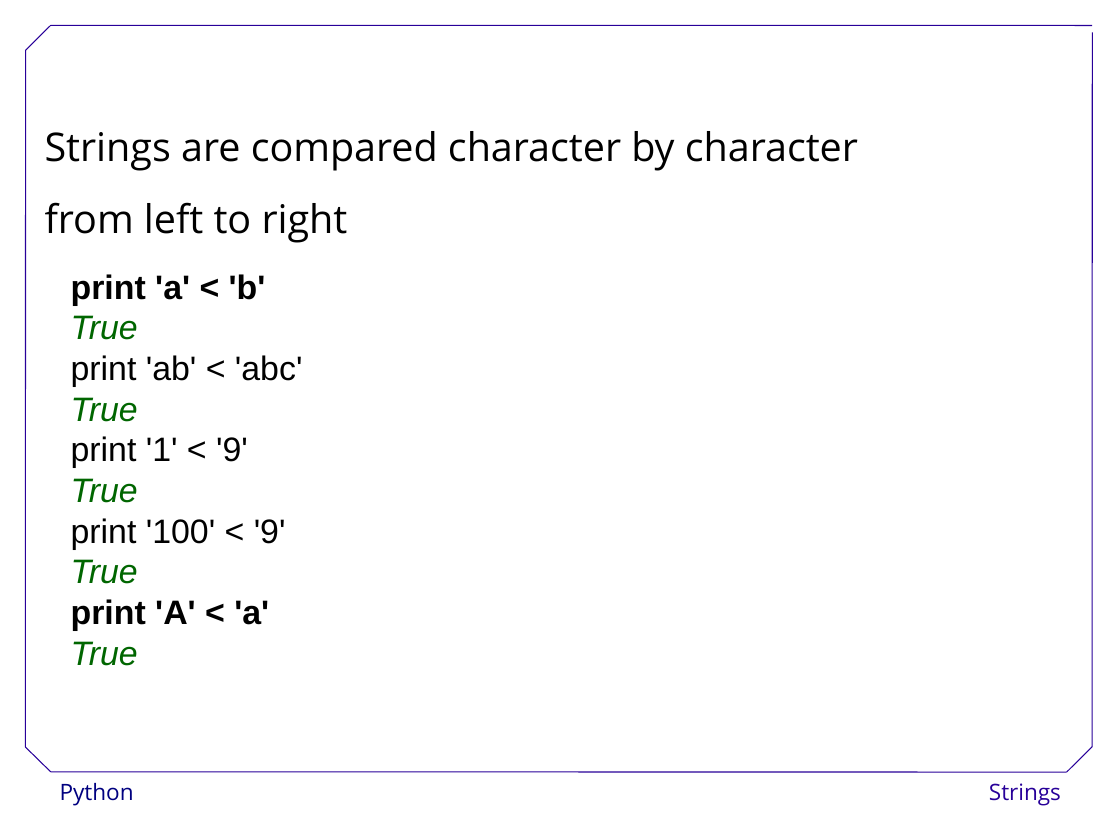
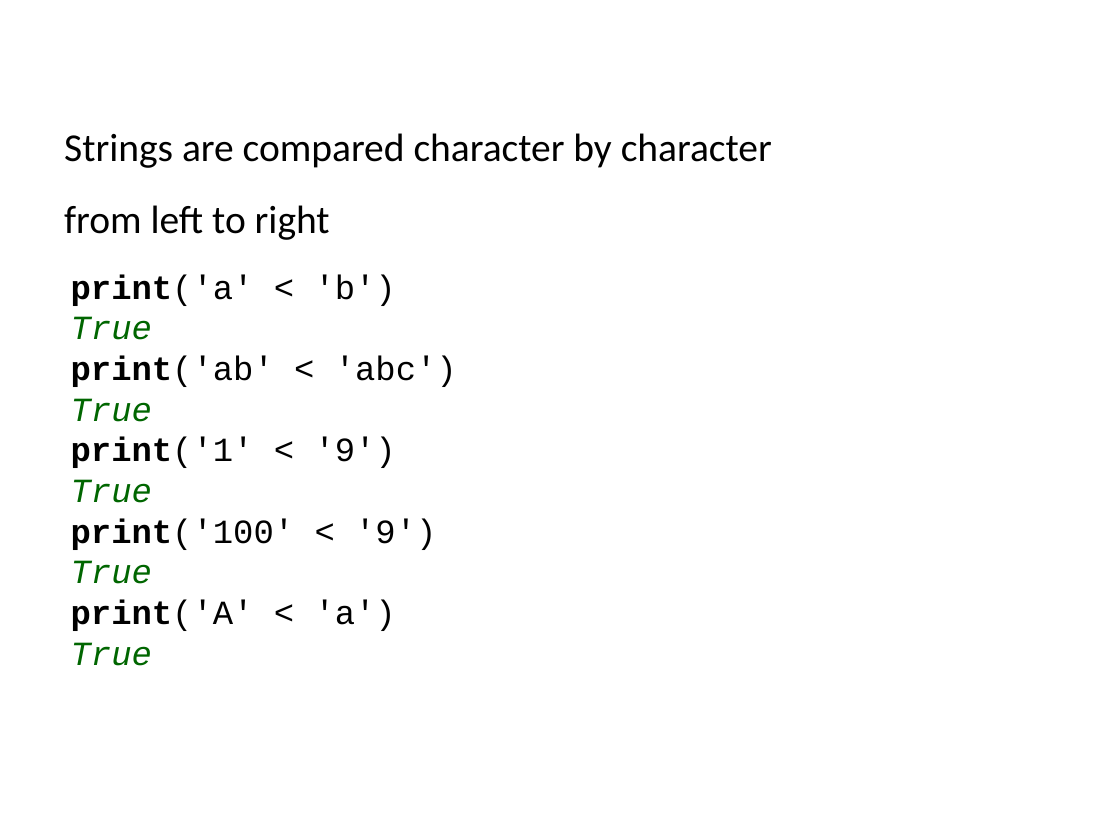
Before and after one commit to ncasuk/ncas-isc, a slide deck: slide 17 of python/presentations/learning_python/12_strings.ppt. Drawn at 1120x840 pixels with LibreOffice and Linux fonts; fonts in the diff are those of the drawing; background and template pictures are left out. Boxes give left, top, right and bottom in pixels: in the first picture for what was removed or moved away, otherwise in the second. Text is boxed around its words. In the diff, an @@ line names an element or a change of style, - is before the commit and + after.

Commit message:
Updated and checked learning_python12

```diff
--- a/python/presentations/learning_python/12_strings.ppt
+++ b/python/presentations/learning_python/12_strings.ppt
@@ text "Strings are compared character by ..." moved from (x1=45, y1=131, x2=858, y2=243) to (x1=64, y1=133, x2=772, y2=240) @@
@@ text "Strings are compared character by ..." at (x1=64, y1=133, x2=772, y2=240): font Open Sans to Calibri @@
@@ text at (x1=71, y1=274, x2=396, y2=306): text changed; font Arial to Courier New; bold off @@
-print 'a' < 'b'
+print('a' < 'b')
@@ text at (x1=71, y1=316, x2=152, y2=666): font Arial to Courier New in "True", "True", "True", "True" and 1 more places @@
@@ text at (x1=71, y1=355, x2=457, y2=387): text changed; font Arial to Courier New @@
-print 'ab' < 'abc'
+print('ab' < 'abc')
@@ text at (x1=71, y1=437, x2=396, y2=468): text changed; font Arial to Courier New @@
-print '1' < '9'
+print('1' < '9')
@@ text at (x1=71, y1=518, x2=436, y2=550): text changed; font Arial to Courier New @@
-print '100' < '9'
+print('100' < '9')
@@ text at (x1=71, y1=599, x2=396, y2=631): text changed; font Arial to Courier New; bold off @@
-print 'A' < 'a'
+print('A' < 'a')
@@ group removed at (x1=25, y1=25, x2=1093, y2=772): 7 lines @@
@@ text removed at (x1=60, y1=783, x2=134, y2=806) @@
-Python
@@ text removed at (x1=989, y1=783, x2=1061, y2=806) @@
-Strings
```
Also in this commit, not shown: 58 other slides changed, 1 slide added, 2 slides removed.
